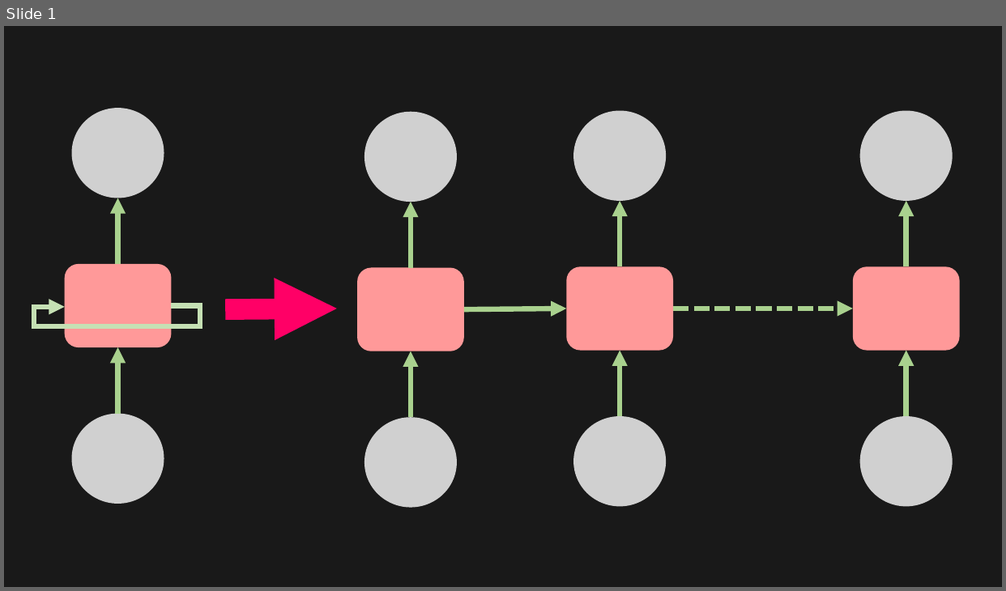
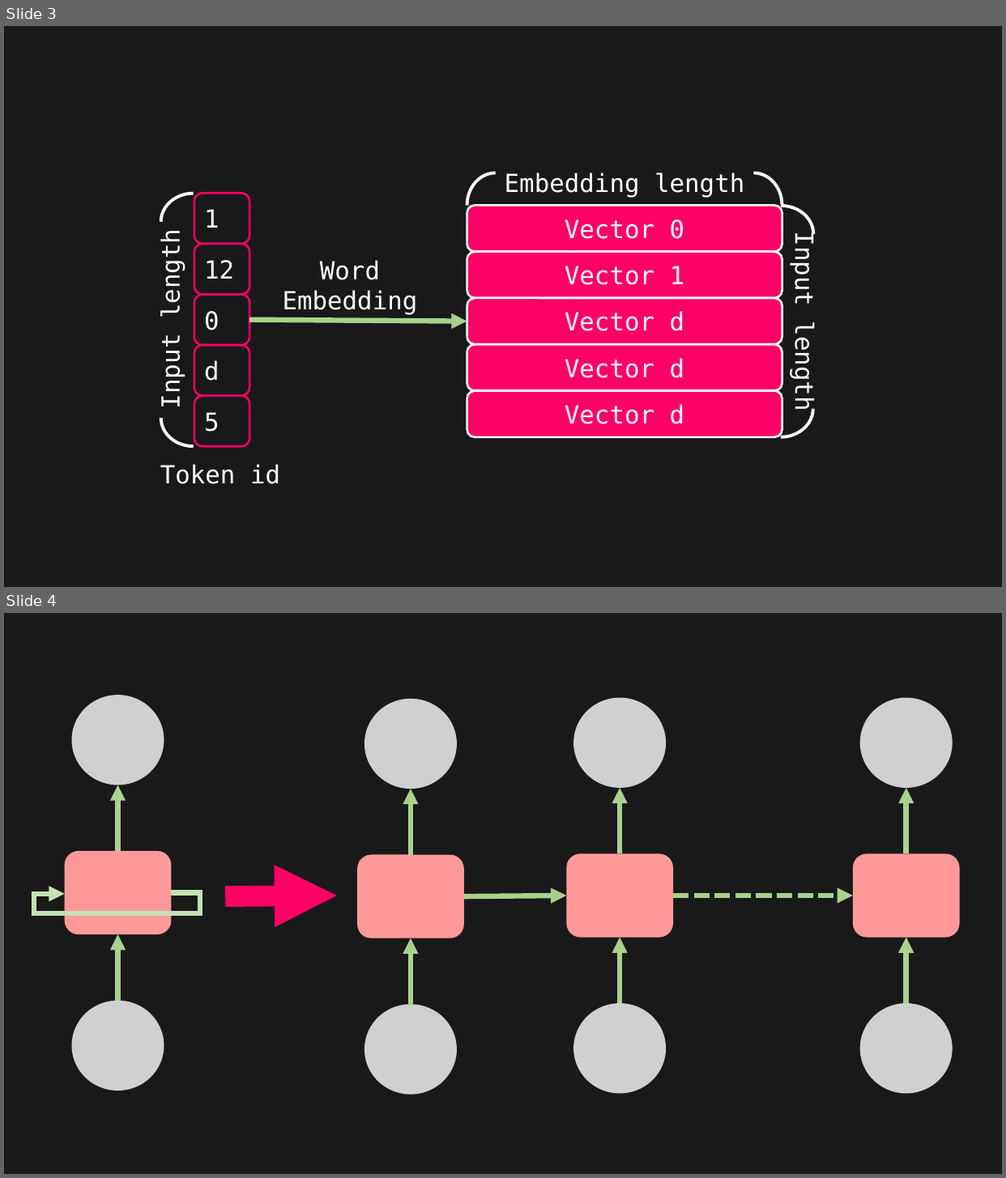
Before and after one commit to toonnyy8/PPT, a slide deck: Attention-is-all-you-need/image.pptx. Shown one above the other, each under a label of ours: slide 1 before the commit, slides 3 and 4 after it. The pictures are 1006x591 and 1006x1178 pixels, drawn with LibreOffice and Linux fonts; fonts in the diff are those of the drawing; grey boxes stand for pictures. Boxes give left, top, right and bottom in pixels: in the first picture for what was removed or moved away, otherwise in the second. Text is boxed around its words. In the diff, an @@ line names an element or a change of style, - is before the commit and + after.

```diff
--- a/Attention-is-all-you-need/image.pptx
+++ b/Attention-is-all-you-need/image.pptx
@@ slide 3 added at <box>4,26,1002,587</box>, background #191919 @@
@@ rounded rectangle added at <box>467,160,782,206</box>, 24 pt, text #FFFFFF @@
+Embedding length
@@ rounded rectangle added at <box>147,186,194,453</box>, 24 pt, text #FFFFFF @@
+Input length
@@ arc (boxed as its full ellipse) added at <box>161,194,226,250</box>, outline #FFFFFF 3 pt @@
@@ rounded rectangle added at <box>194,193,249,244</box>, outline #FF0066 2 pt, 24 pt, text #FFFFFF @@
+1
@@ arc (boxed as its full ellipse) added at <box>467,173,524,238</box>, outline #FFFFFF 3 pt @@
@@ arc (boxed as its full ellipse) added at <box>726,173,782,238</box>, outline #FFFFFF 3 pt @@
@@ rounded rectangle added at <box>467,206,782,252</box>, fill #FF0066, outline #FFFFFF 2 pt, 24 pt, text #FFFFFF @@
+Vector 0
@@ arc (boxed as its full ellipse) added at <box>748,206,814,263</box>, outline #FFFFFF 3 pt @@
@@ rounded rectangle added at <box>782,218,829,425</box>, 24 pt, text #FFFFFF @@
+Input length
@@ rounded rectangle added at <box>194,244,249,295</box>, outline #FF0066 2 pt, 24 pt, text #FFFFFF @@
+12
@@ text added at <box>283,260,418,315</box>, 24 pt, text #FFFFFF @@
+Word Embedding
@@ rounded rectangle added at <box>467,252,782,298</box>, fill #FF0066, outline #FFFFFF 2 pt, 24 pt, text #FFFFFF @@
+Vector 1
@@ rounded rectangle added at <box>194,295,249,346</box>, outline #FF0066 2 pt, 24 pt, text #FFFFFF @@
+0
@@ rounded rectangle added at <box>467,298,782,345</box>, fill #FF0066, outline #FFFFFF 2 pt, 24 pt, text #FFFFFF @@
+Vector d
@@ arrow added from (249, 320) to (467, 322), #A9D18E 5 pt @@
@@ rounded rectangle added at <box>194,345,249,396</box>, outline #FF0066 2 pt, 24 pt, text #FFFFFF @@
+d
@@ rounded rectangle added at <box>467,345,782,391</box>, fill #FF0066, outline #FFFFFF 2 pt, 24 pt, text #FFFFFF @@
+Vector d
@@ arc (boxed as its full ellipse) added at <box>748,381,814,437</box>, outline #FFFFFF 3 pt @@
@@ arc (boxed as its full ellipse) added at <box>161,390,226,447</box>, outline #FFFFFF 3 pt @@
@@ rounded rectangle added at <box>194,396,249,446</box>, outline #FF0066 2 pt, 24 pt, text #FFFFFF @@
+5
@@ rounded rectangle added at <box>467,391,782,437</box>, fill #FF0066, outline #FFFFFF 2 pt, 24 pt, text #FFFFFF @@
+Vector d
@@ text added at <box>160,464,280,484</box>, 24 pt, text #FFFFFF @@
+Token id
@@ what was slide 1 is now slide 4 @@
```
Also in this commit, not shown: 2 other slides added, 1 slide removed, 1 other file.
